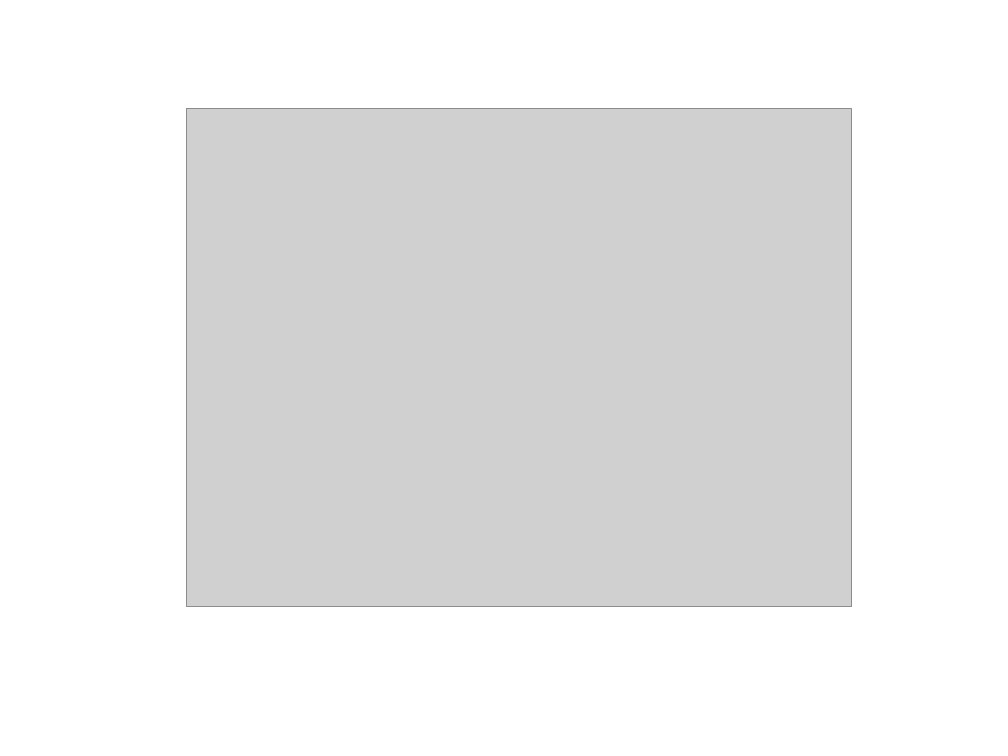
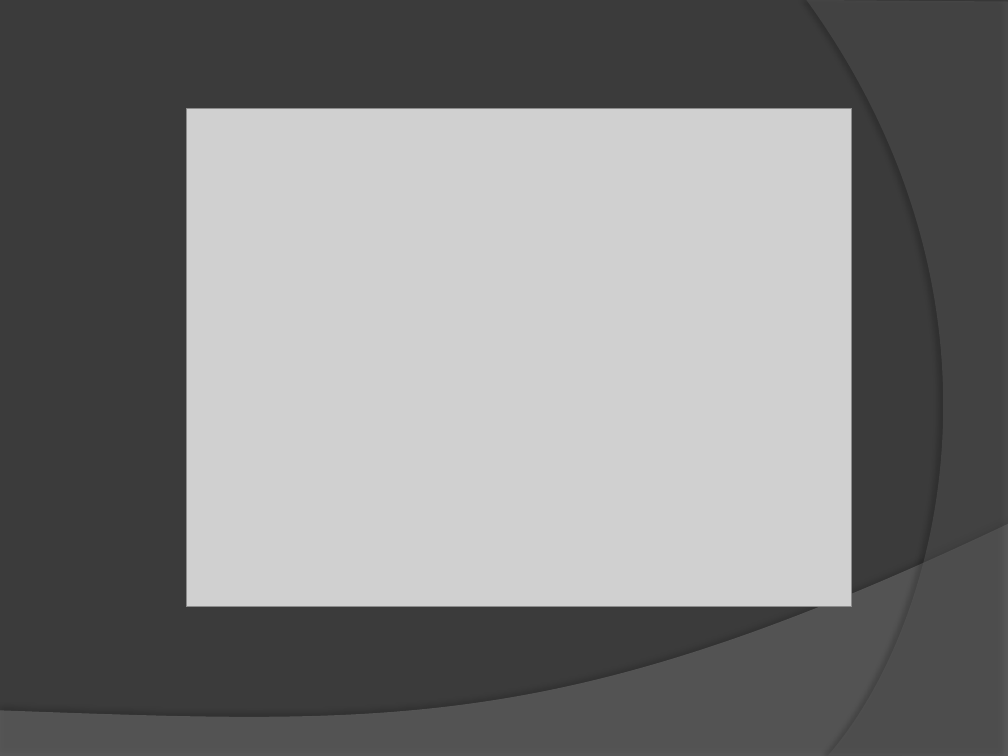
Before and after one commit to antonnpopov/2023, a slide deck: slide 2 of gryzg.pptx. Drawn at 1008x756 pixels with LibreOffice and Linux fonts; fonts in the diff are those of the drawing; grey boxes stand for pictures. Boxes give left, top, right and bottom in pixels: in the first picture for what was removed or moved away, otherwise in the second. Text is boxed around its words. In the diff, an @@ line names an element or a change of style, - is before the commit and + after.

Commit message:
change design

```diff
--- a/gryzg.pptx
+++ b/gryzg.pptx
@@ background #FFFFFF to #3B3B3B @@
@@ freeform shape added at <box>806,0,1008,756</box>, fill #5E5E5E at 40% opacity @@
@@ freeform shape added at <box>0,524,1008,756</box>, fill #7F7F7F at 45% opacity @@
```
Also in this commit, not shown: 1 other slide changed.
